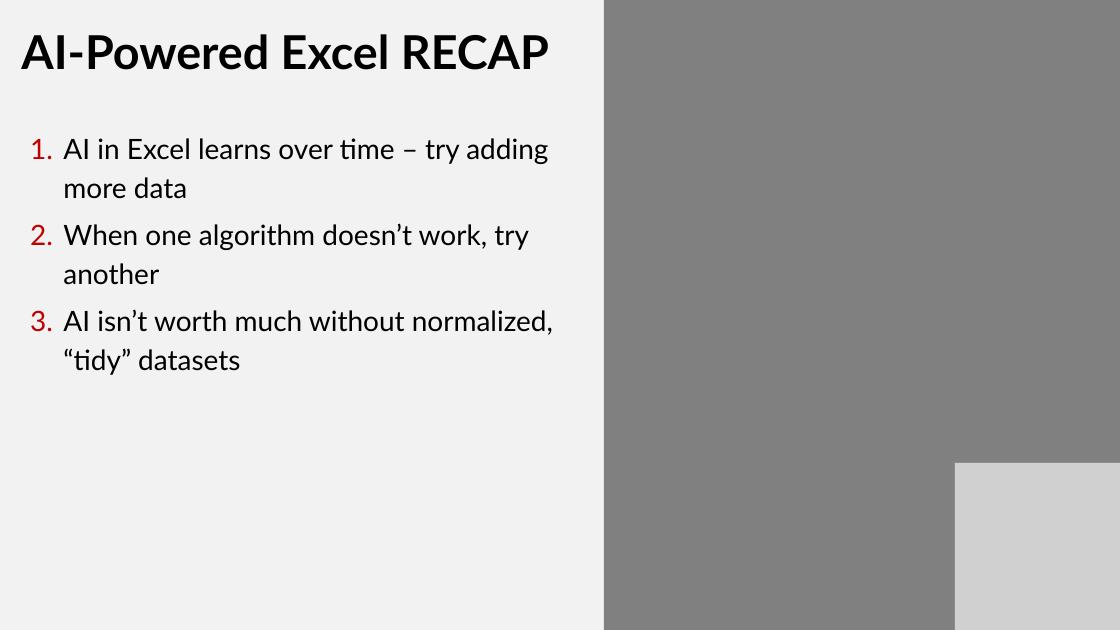
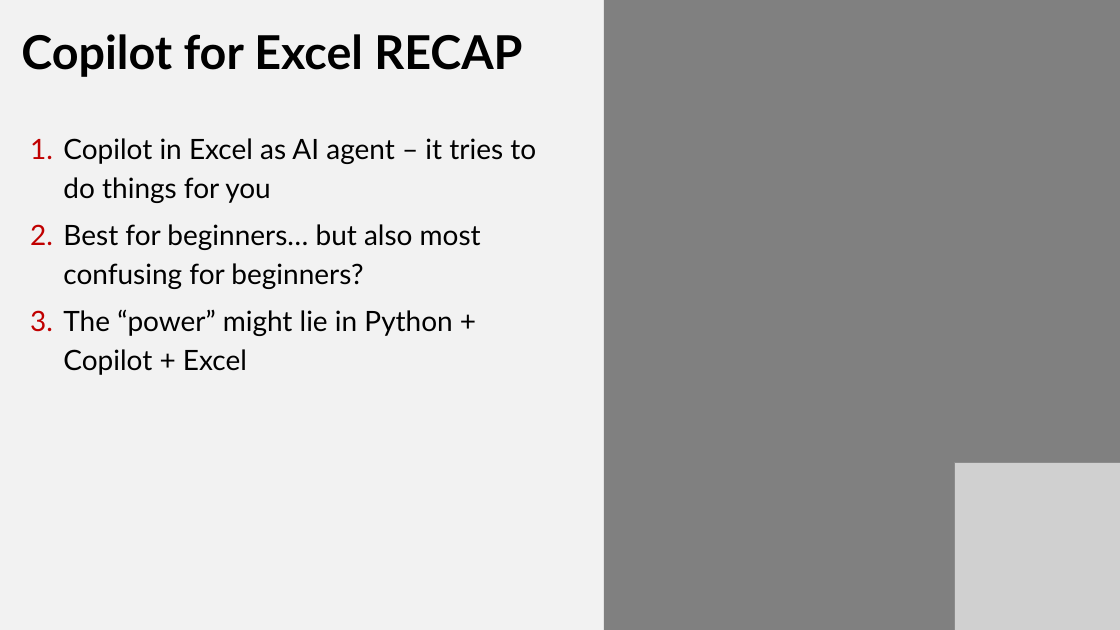
Before and after one commit to stringfestdata/xlgs-mc-2025, a slide deck: slide 18 of excel-power-tools-gxls-2025.pptx. Drawn at 1120x630 pixels with LibreOffice and Linux fonts; fonts in the diff are those of the drawing; grey boxes stand for pictures. Boxes give left, top, right and bottom in pixels: in the first picture for what was removed or moved away, otherwise in the second. Text is boxed around its words. In the diff, an @@ line names an element or a change of style, - is before the commit and + after.

```diff
--- a/excel-power-tools-gxls-2025.pptx
+++ b/excel-power-tools-gxls-2025.pptx
@@ text at <box>21,34,536,375</box>: text changed @@
-AI-Powered Excel RECAP
-1. AI in Excel learns over time – try adding more data
-2. When one algorithm doesn’t work, try another
-3. AI isn’t worth much without normalized, “tidy” datasets
+Copilot for Excel RECAP
+1. Copilot in Excel as AI agent – it tries to do things for you
+2. Best for beginners… but also most confusing for beginners?
+3. The “power” might lie in Python + Copilot + Excel
```
Also in this commit, not shown: 5 other slides changed, 28 slides added, 5 slides removed, 56 other files.
